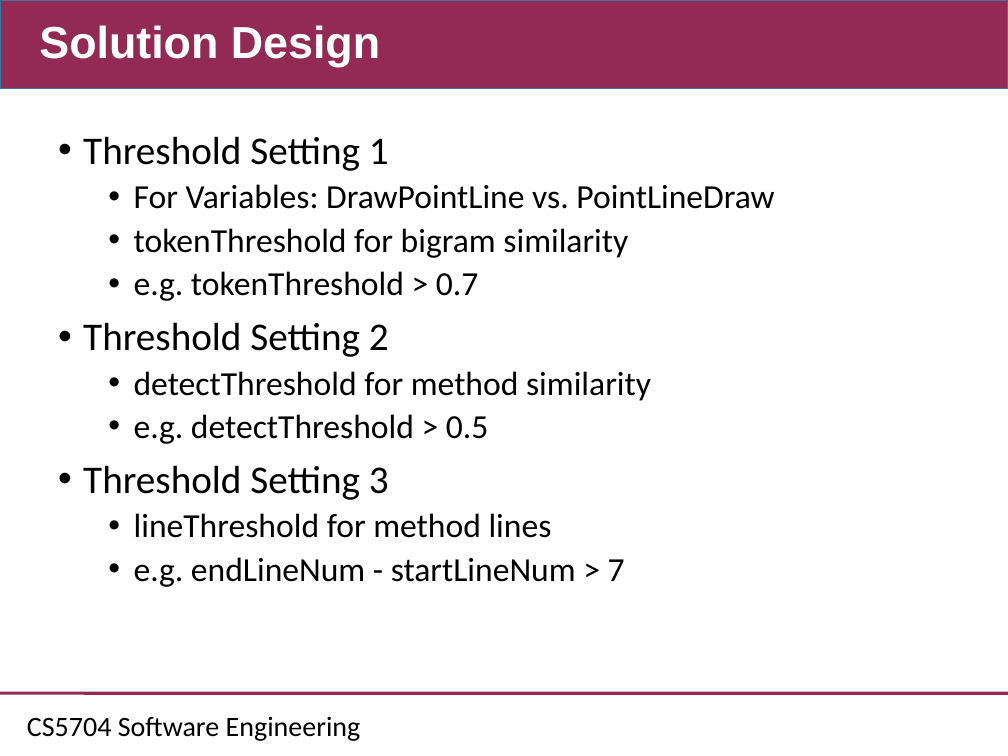
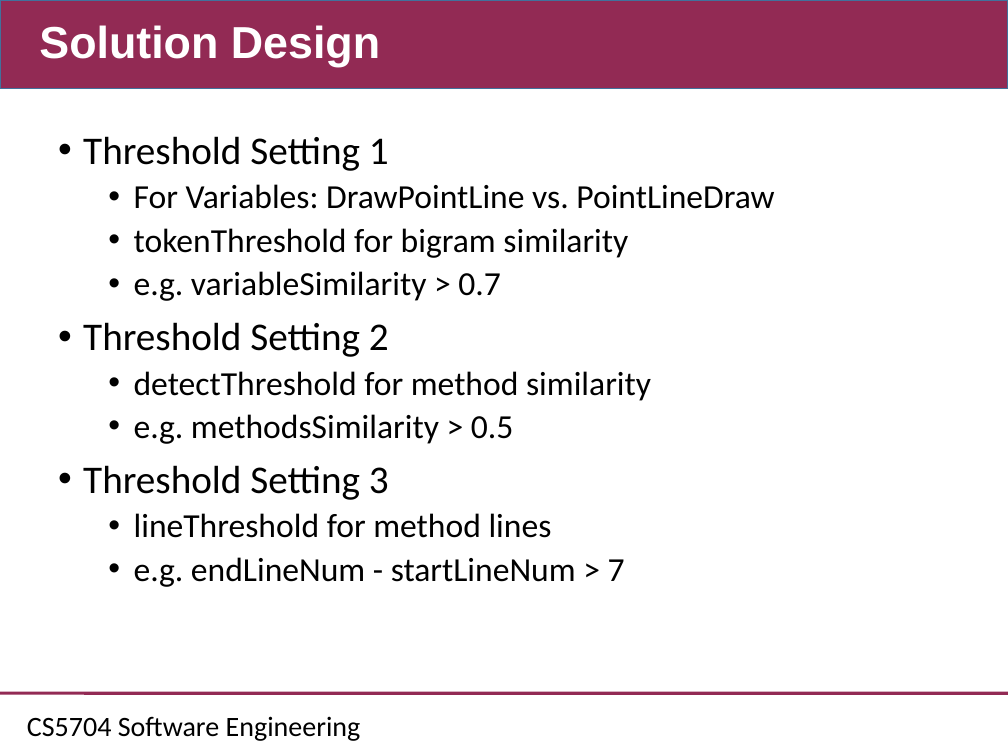
Before and after one commit to CSCC5704/Documents, a slide deck: slide 15 of CS5704_Midpoint.ppt. Drawn at 1008x756 pixels with LibreOffice and Linux fonts; fonts in the diff are those of the drawing; background and template pictures are left out. Boxes give left, top, right and bottom in pixels: in the first picture for what was removed or moved away, otherwise in the second. Text is boxed around its words. In the diff, an @@ line names an element or a change of style, - is before the commit and + after.

```diff
--- a/CS5704_Midpoint.ppt
+++ b/CS5704_Midpoint.ppt
@@ text at box(134, 271, 500, 301): text changed @@
-  • e.g. tokenThreshold > 0.7
+  • e.g. variableSimilarity > 0.7
@@ text at box(134, 414, 513, 444): text changed @@
-  • e.g. detectThreshold > 0.5
+  • e.g. methodsSimilarity > 0.5
```
Also in this commit, not shown: 2 other slides changed, 1 other file.
